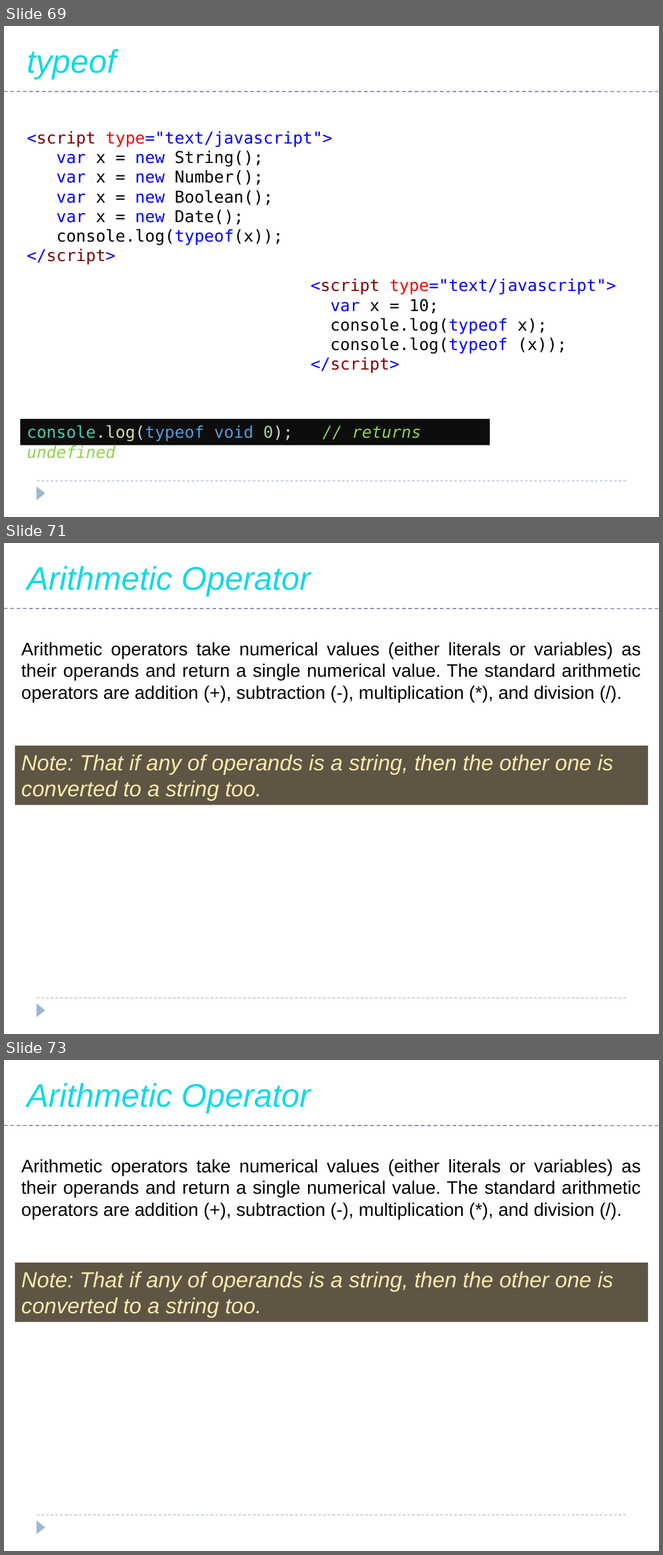
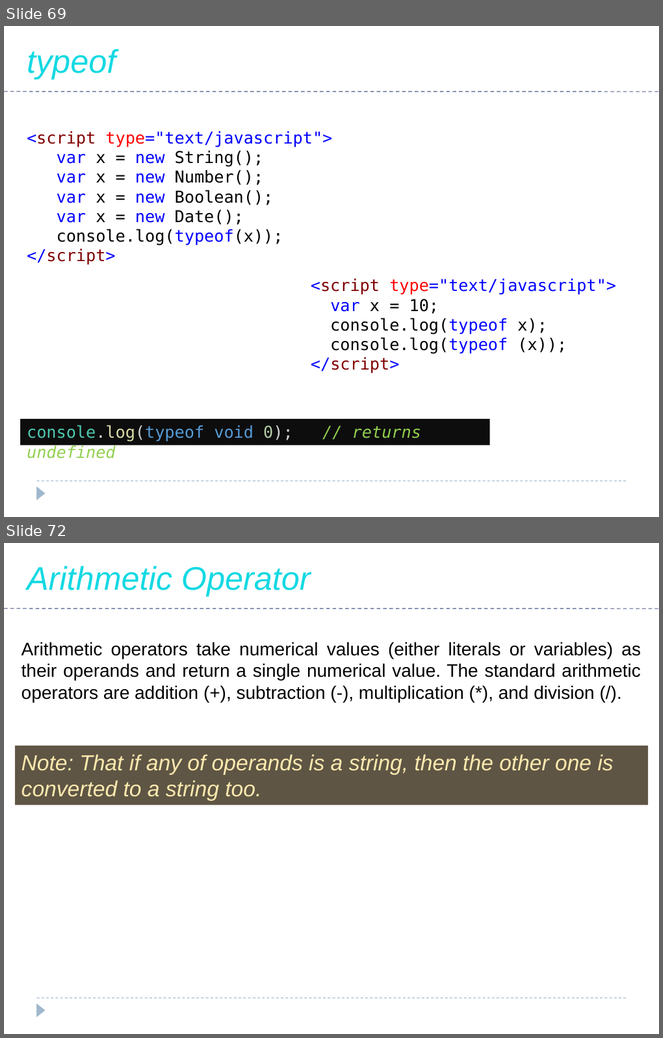
Before and after one commit to saleelgithub/PPTs, a slide deck: AWP PPT - JavaScript.pptx. Shown one above the other, each under a label of ours: slides 69, 71 and 73 before the commit, slides 69 and 72 after it; the slides between them are not shown. The pictures are 663x1555 and 663x1038 pixels, drawn with LibreOffice and Linux fonts; fonts in the diff are those of the drawing. Boxes give left, top, right and bottom in pixels: in the first picture for what was removed or moved away, otherwise in the second. Text is boxed around its words. In the diff, an @@ line names an element or a change of style, - is before the commit and + after.

```diff
--- a/AWP PPT - JavaScript.pptx
+++ b/AWP PPT - JavaScript.pptx
@@ slide 71 removed at (x1=4, y1=543, x2=659, y2=1034), background #FFFFFF; not listed: 2 template elements that a slide beside it also shows @@
@@ text removed at (x1=27, y1=566, x2=311, y2=596) @@
-Arithmetic Operator
@@ line removed from (4, 609) to (659, 609) @@
@@ text removed at (x1=22, y1=642, x2=641, y2=702) @@
-Arithmetic operators take numerical values (either literals or variables) as their operands and return a single numerical value. The standard arithmetic operators are addition (+), subtraction (-), multiplication (*), and division (/).
@@ rectangle removed at (x1=15, y1=745, x2=649, y2=805) @@
-Note: That if any of operands is a string, then the other one is converted to a string too.
@@ what was slide 73 is now slide 72 @@
```
Also in this commit, not shown: 10 slides changed, 1 slide added, 2 other files.
